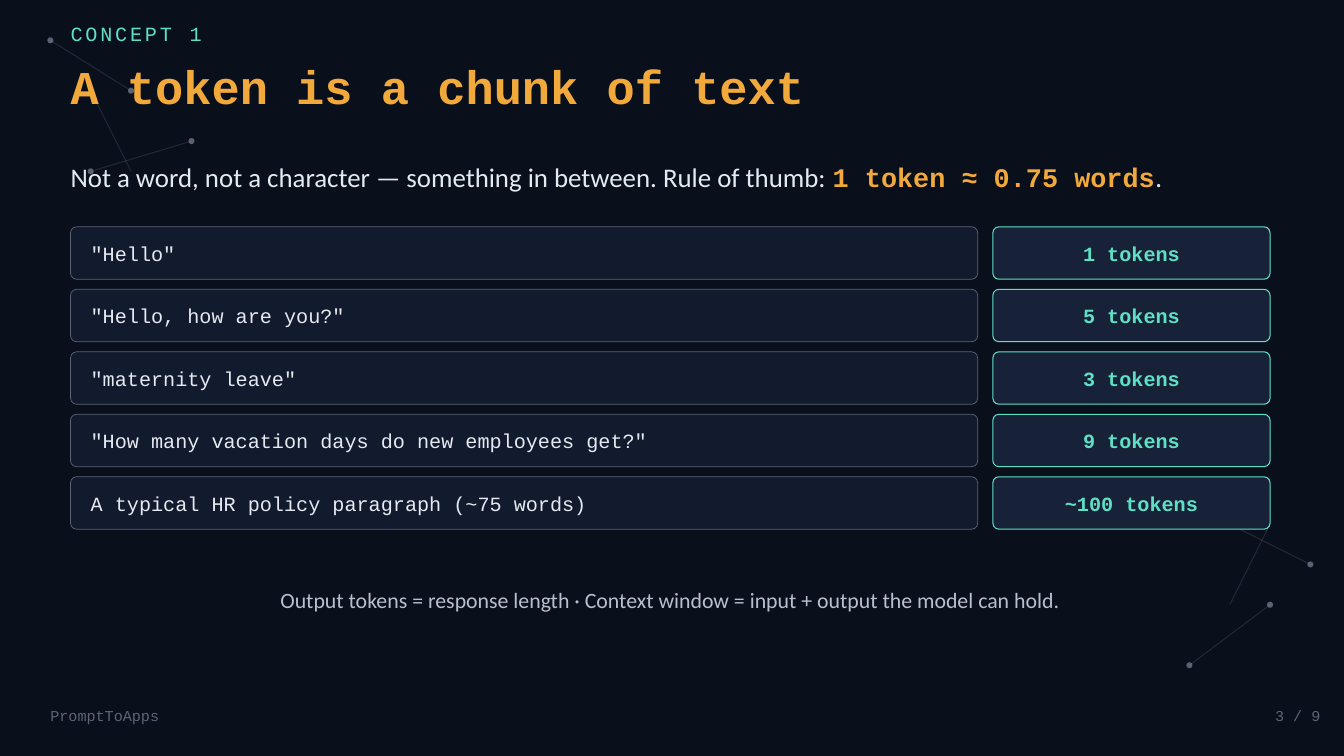
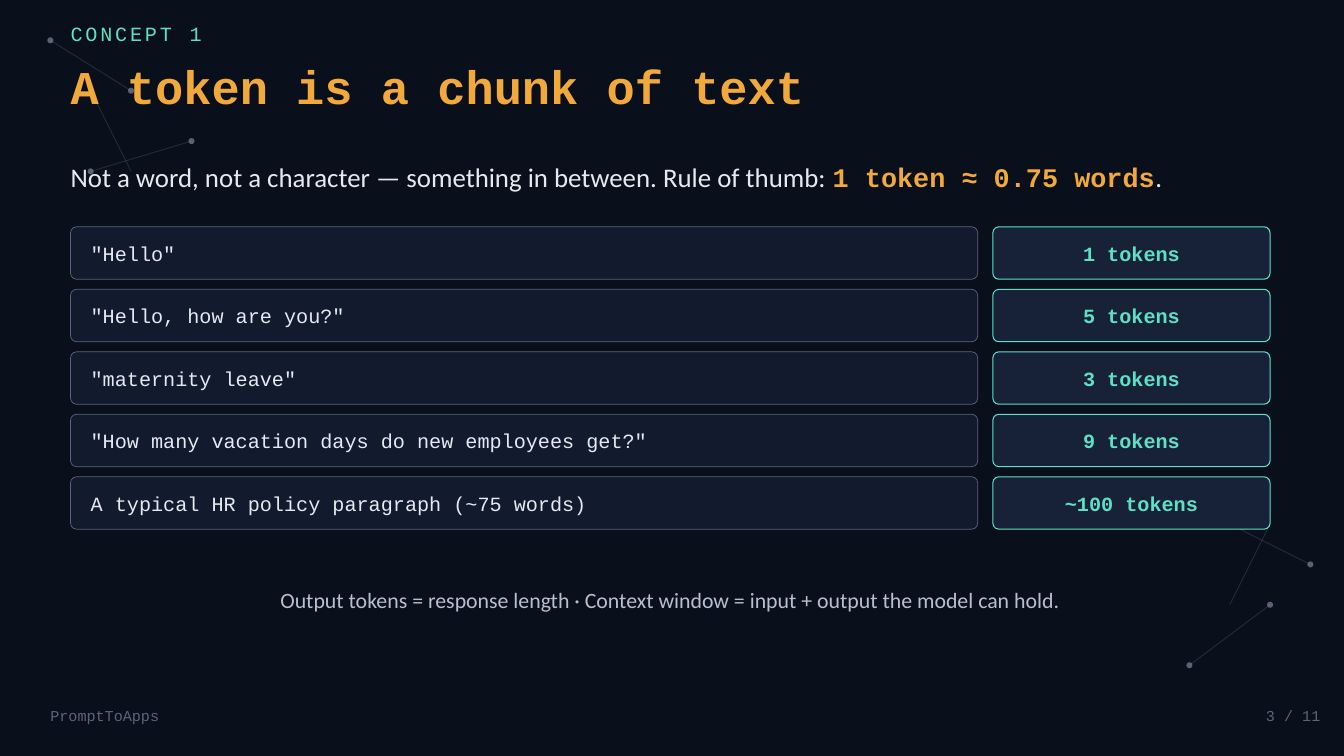
Before and after one commit to balajich/spring-ai-with-llama, a slide deck: slide 3 of slides/02-core-concepts.pptx. Drawn at 1344x756 pixels with LibreOffice and Linux fonts; fonts in the diff are those of the drawing. Boxes give left, top, right and bottom in pixels: in the first picture for what was removed or moved away, otherwise in the second. Text is boxed around its words. In the diff, an @@ line names an element or a change of style, - is before the commit and + after.

```diff
--- a/slides/02-core-concepts.pptx
+++ b/slides/02-core-concepts.pptx
@@ text at bbox=[1266, 711, 1320, 721]: text changed @@
-3 / 9
+3 / 11
```
Also in this commit, not shown: 8 other slides changed, 2 slides added, 6 other files.
